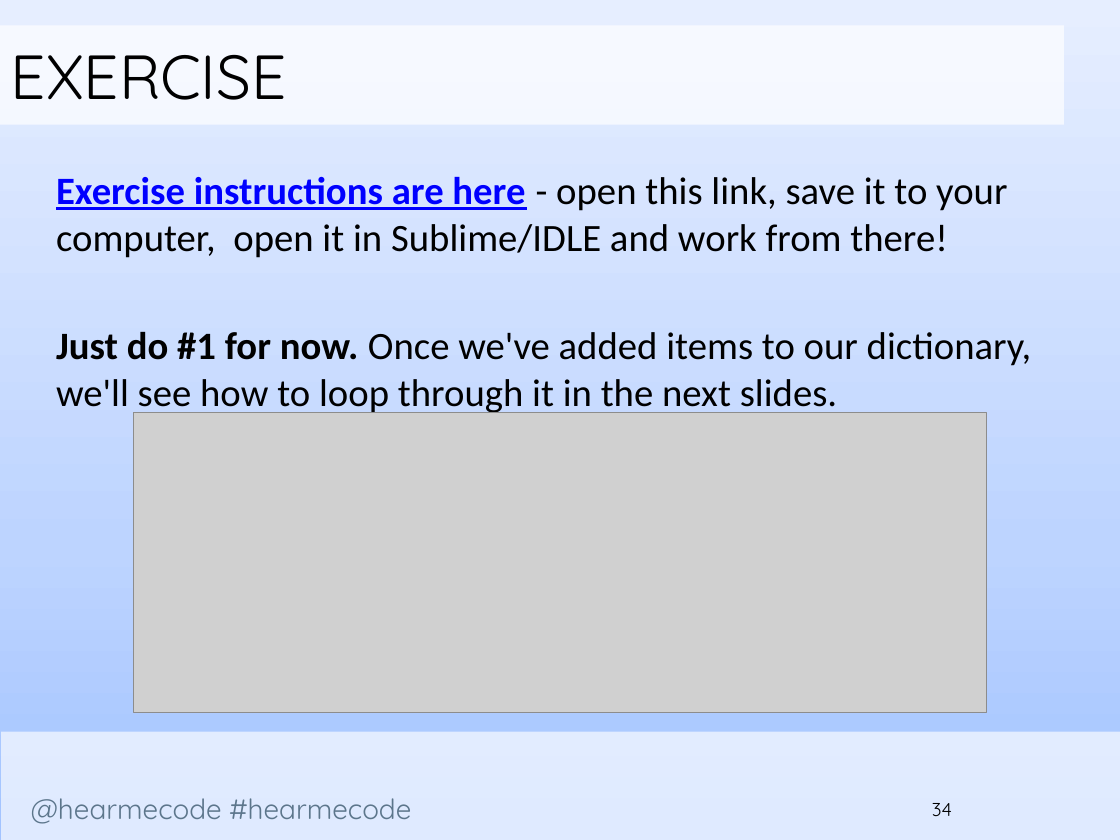
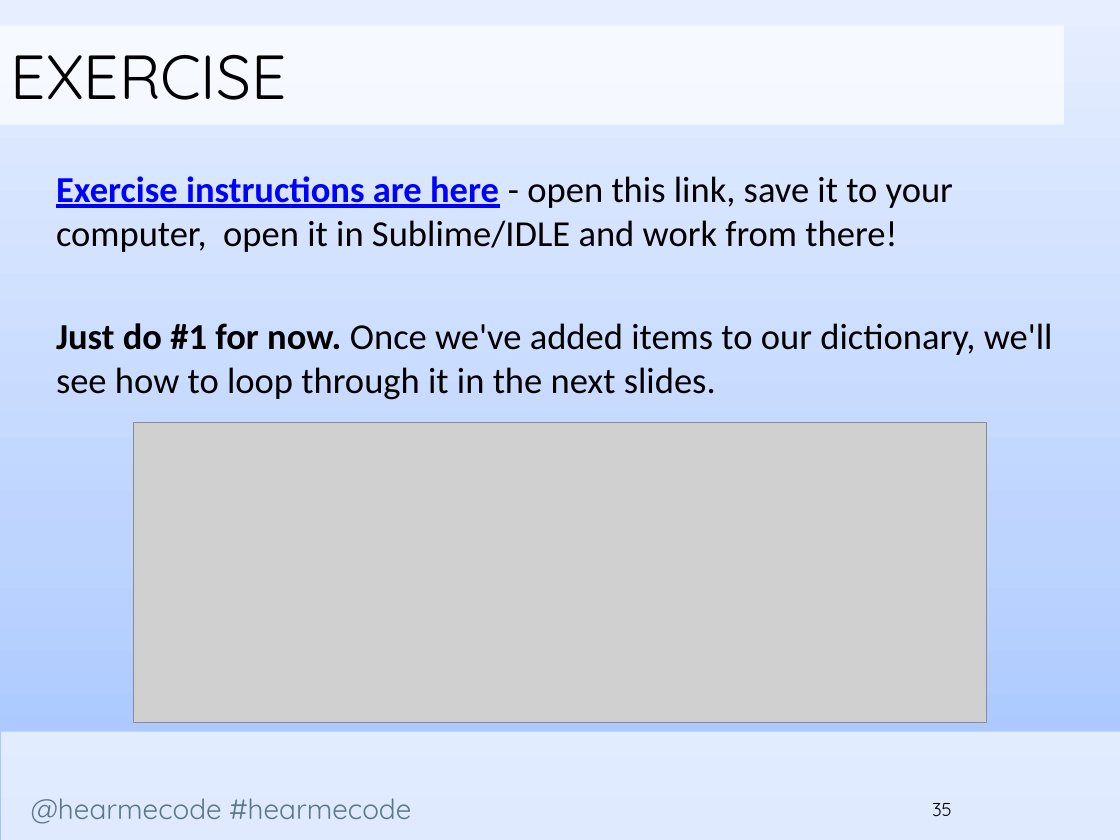
Before and after one commit to codelikeagirlcny/python-lessons-cny, a slide deck: slide 35 of slides/Lesson 3/Hear Me Code - File Handling and Dictionaries.pptx (slide 34 before the commit). Drawn at 1120x840 pixels with LibreOffice and Linux fonts; fonts in the diff are those of the drawing; grey boxes stand for pictures; background and template pictures are left out. Boxes give left, top, right and bottom in pixels: in the first picture for what was removed or moved away, otherwise in the second. Text is boxed around its words. In the diff, an @@ line names an element or a change of style, - is before the commit and + after.

```diff
--- a/slides/Lesson 3/Hear Me Code - File Handling and Dictionaries.pptx
+++ b/slides/Lesson 3/Hear Me Code - File Handling and Dictionaries.pptx
@@ text "Exercise instructions are here - ..." at [56, 176, 1053, 400]: size 25 to 23.5 pt @@
@@ picture: place and size @@
-picture at [133, 412, 986, 712]
+picture at [133, 423, 986, 724]
@@ page number at [932, 803, 952, 816]: text changed @@
-34
+35
```
Also in this commit, not shown: 23 other slides changed, 1 slide added, 1 other file.
